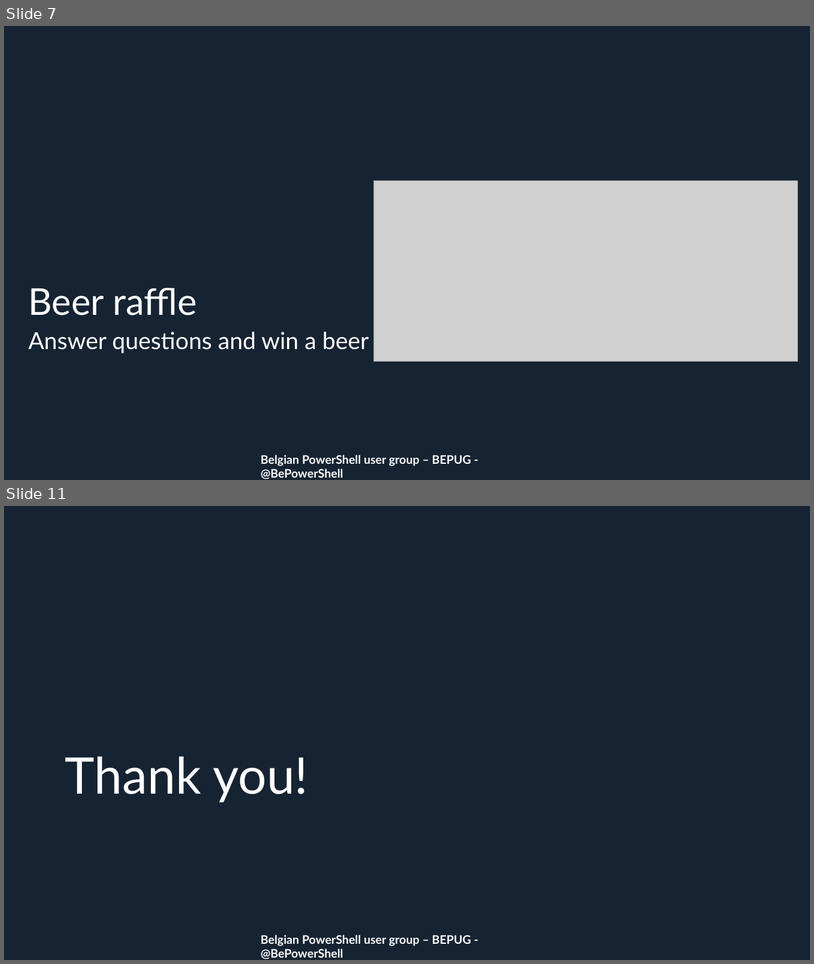
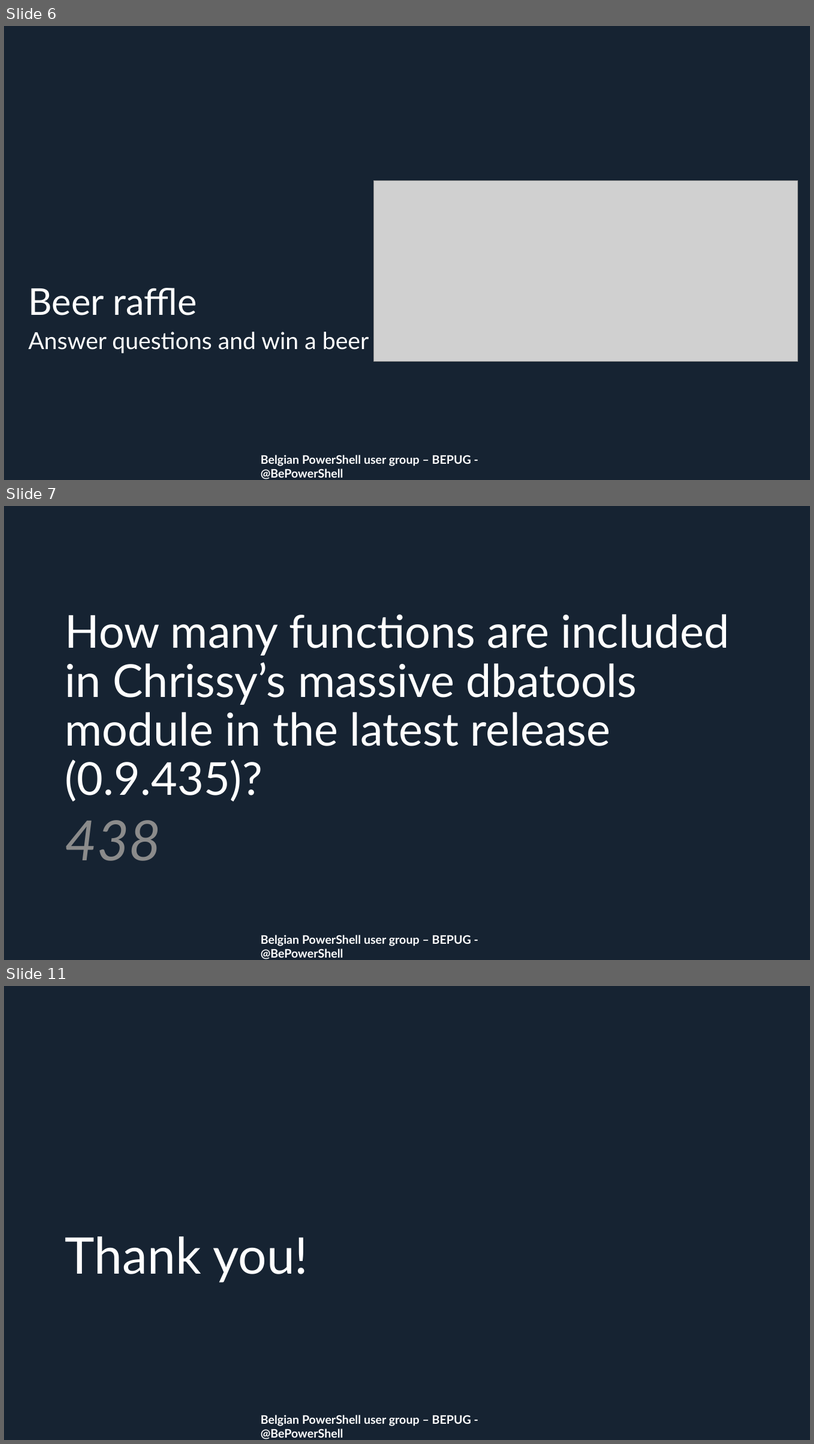
Before and after one commit to BEPUG/meetups, a slide deck: 20180927/_bepug/meetup27092018-outro.pptx. Shown one above the other, each under a label of ours: slides 7 and 11 before the commit, slides 6, 7 and 11 after it; the slides between them are not shown. The pictures are 814x964 and 814x1444 pixels, drawn with LibreOffice and Linux fonts; fonts in the diff are those of the drawing; grey boxes stand for pictures; background and template pictures are left out. Boxes give left, top, right and bottom in pixels: in the first picture for what was removed or moved away, otherwise in the second. Text is boxed around its words. In the diff, an @@ line names an element or a change of style, - is before the commit and + after.

```diff
--- a/20180927/_bepug/meetup27092018-outro.pptx
+++ b/20180927/_bepug/meetup27092018-outro.pptx
@@ slide 7 added at (x1=4, y1=506, x2=810, y2=960), background #162332; not listed: 1 template element that a slide beside it also shows @@
@@ title added at (x1=65, y1=614, x2=730, y2=801), 54 pt, text #FFFFFF @@
+How many functions are included in Chrissy’s massive dbatools module in the latest release (0.9.435)?
@@ text added at (x1=65, y1=820, x2=162, y2=861), 66 pt, text #8C8C8C, italic @@
+438
@@ what was slide 7 is now slide 6 @@
```
Also in this commit, not shown: 1 slide changed, 3 other slides added, 4 slides removed, 1 other file.
